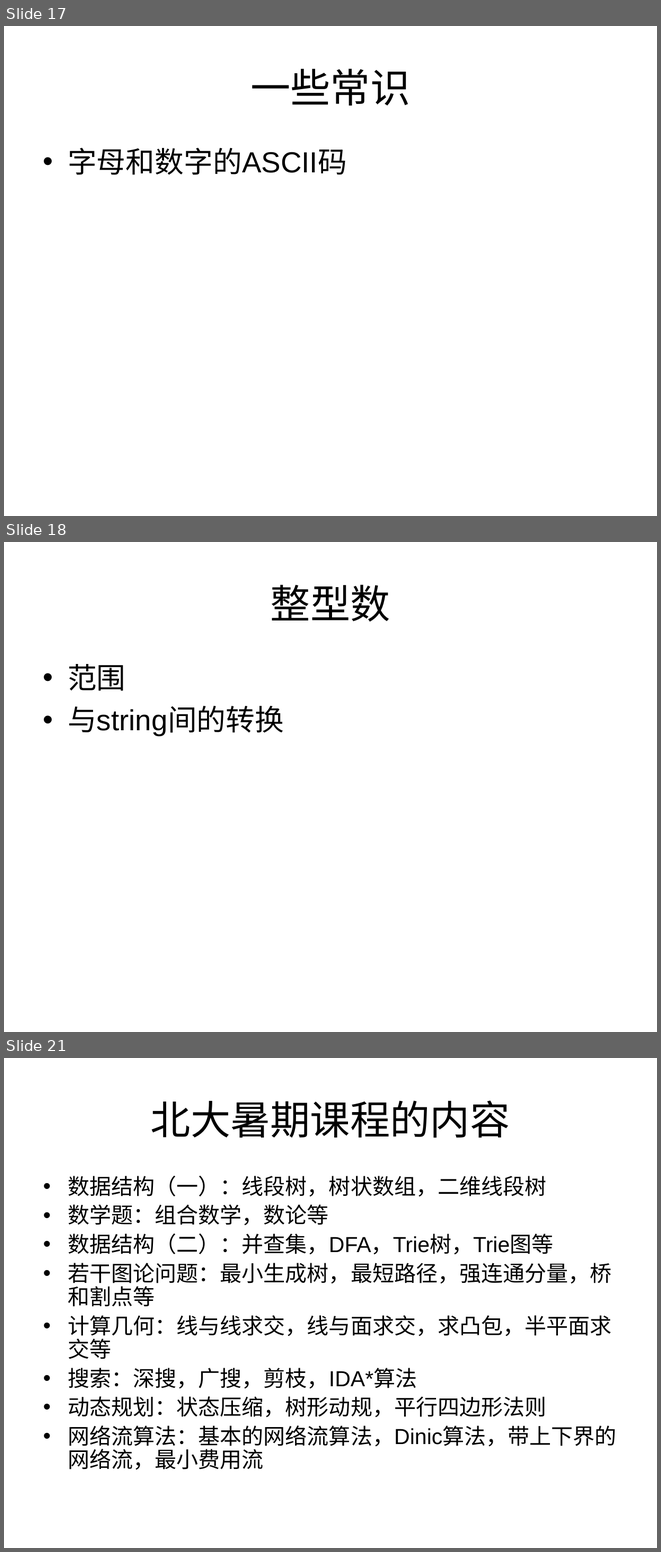
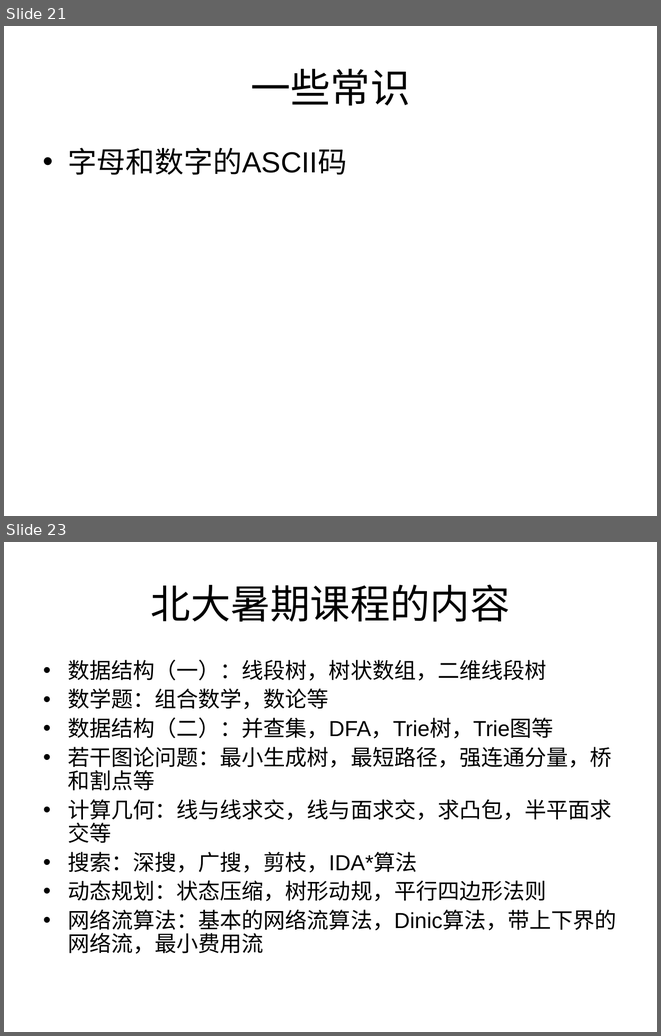
Before and after one commit to houjingbiao/leetcode, a slide deck: solutions/00conclusion.ppt. Shown one above the other, each under a label of ours: slides 17, 18 and 21 before the commit, slides 21 and 23 after it; the slides between them are not shown. The pictures are 661x1552 and 661x1036 pixels, drawn with LibreOffice and Linux fonts; fonts in the diff are those of the drawing. Boxes give left, top, right and bottom in pixels: in the first picture for what was removed or moved away, otherwise in the second. Text is boxed around its words. In the diff, an @@ line names an element or a change of style, - is before the commit and + after.

```diff
--- a/solutions/00conclusion.ppt
+++ b/solutions/00conclusion.ppt
@@ slide 18 removed at (4, 542, 657, 1032), background #FFFFFF @@
@@ title removed at (271, 584, 390, 622) @@
-整型数
@@ text removed at (68, 664, 284, 737) @@
-• 范围
-• 与string间的转换
@@ what was slide 17 is now slide 21 @@
@@ what was slide 21 is now slide 23 @@
```
Also in this commit, not shown: 4 slides changed, 2 slides added, 3 other slides removed.
